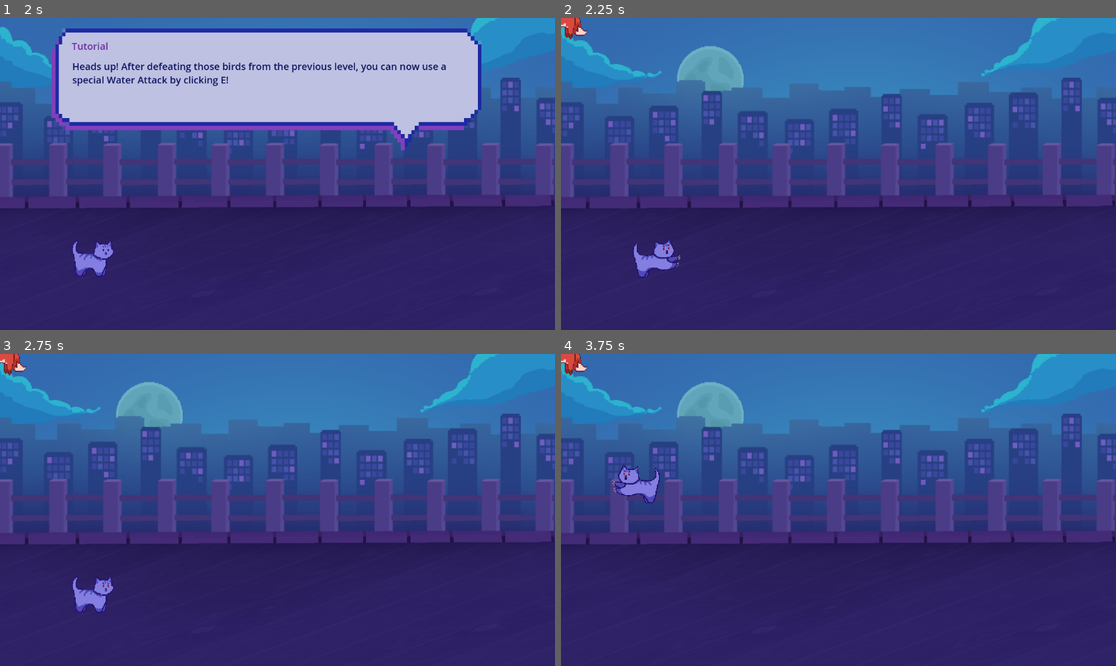
Above: before the commit, frames 1-4 (two rows, left to right).
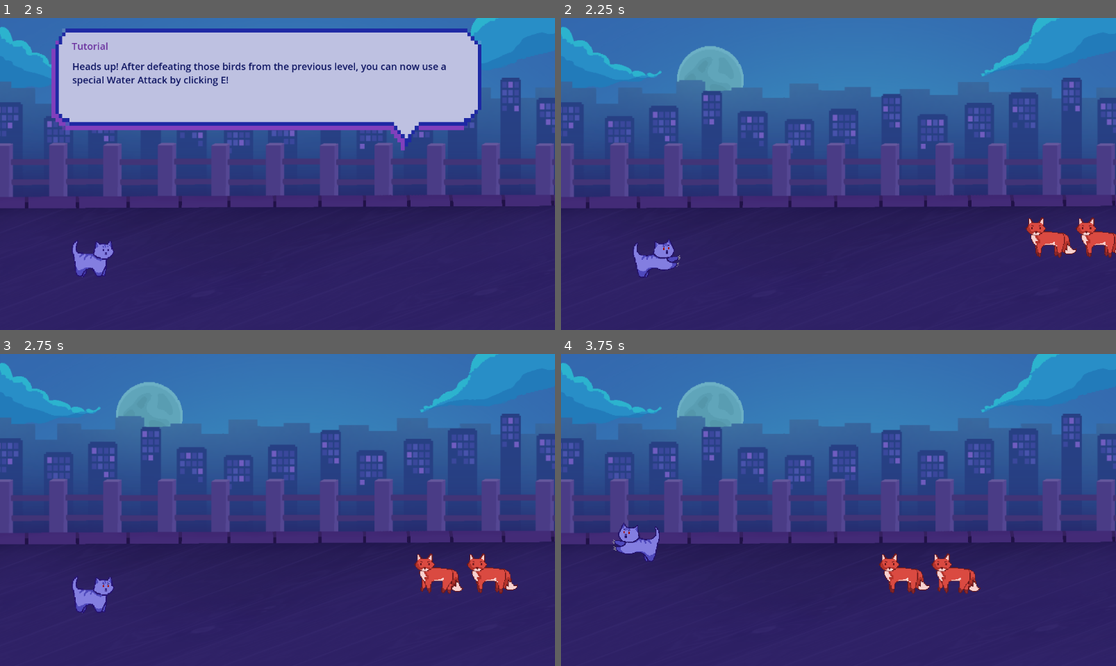
Above: after the commit, the same moments.

Repository: purple-affogato/magic-xmas-cat-game
Game: Godot game, scene res://present_level.tscn
Two runs of this game, one before a commit and one after it. Both use one fixed random seed, a clock stepped at 60 frames per second and the inputs below. This scene is started directly instead of the project's main scene.
Inputs:
- Up to frame 1 (2 s): tap Enter (ui_accept) at 0.5, 0.77, 1.25, 1.52 s; hold Right (ui_right) 0.53-1.28 s; tap Q (normal_attack) at 0.6, 1.35 s; hold Down (ui_down) from 1.28 s (still down)
- Up to frame 2 (2.25 s): tap Enter (ui_accept) at 2 s; release Down (ui_down) at 2.03 s; hold Right (ui_right) from 2.03 s (still down); tap Q (normal_attack) at 2.1 s
- Up to frame 3 (2.75 s): keep holding Right (ui_right)
- Up to frame 4 (3.75 s): release Right (ui_right) at 2.78 s; hold Up (ui_up) 2.78-3.53 s; tap Q (normal_attack) at 2.85, 3.6 s; tap Enter (ui_accept) at 3.02 s; hold Left (ui_left) from 3.53 s (still down)

Frame 1 is identical in both runs. In frame 2, 1.3% of the frame differs, in the area x 0-100%, y 0-77%; in frame 3, 1.3%; in frame 4, 2.5%, in the area x 0-76%, y 0-77%.
Error before the commit: Invalid assignment of property or key 'position' with value of type 'Marker2D' on a base object of type 'CharacterBody2D (fox.gd)'. (res://present_level.gd:60)

Commit message:
created scene for future lvl and added transition from present to future

Diff:
--- /dev/null
+++ b/future_level.tscn
@@ -0,0 +1,3 @@
+[gd_scene format=3 uid="uid://deualq2ixjywn"]
+
+[node name="FutureLevel" type="Node2D"]
--- a/present_level.gd
+++ b/present_level.gd
@@ -52,11 +52,11 @@
 
 
 func spawn_enemies():
-	var points = get_tree().get_nodes_in_group("spawn")
-	var pos = points[randi() % points.size()]
-	var fox = preload("res://fox.tscn").instantiate()
 	if len(get_tree().get_nodes_in_group("firefox")) < 2:
-		add_child(fox)
+		var points = get_tree().get_nodes_in_group("spawn")
+		var pos = points[randi() % points.size()].position
+		var fox = preload("res://fox.tscn").instantiate()
+		add_child(fox, true)
 		fox.position = pos
 		fox.add_to_group("firefox")
 
--- a/present_level.tscn
+++ b/present_level.tscn
@@ -25,7 +25,7 @@
 scale = Vector2(1.01302, 1.02315)
 texture = ExtResource("1_64jft")
 
-[node name="borders" type="Area2D" parent="."]
+[node name="borders" type="StaticBody2D" parent="."]
 
 [node name="CollisionShape2D" type="CollisionShape2D" parent="borders"]
 position = Vector2(-42, 328)
@@ -49,5 +49,7 @@
 position = Vector2(198, 496)
 
 [node name="SpawnPoint1" type="Marker2D" parent="." groups=["spawn"]]
+position = Vector2(1159, 570)
 
 [node name="SpawnPoint2" type="Marker2D" parent="." groups=["spawn"]]
+position = Vector2(1156, 454)
